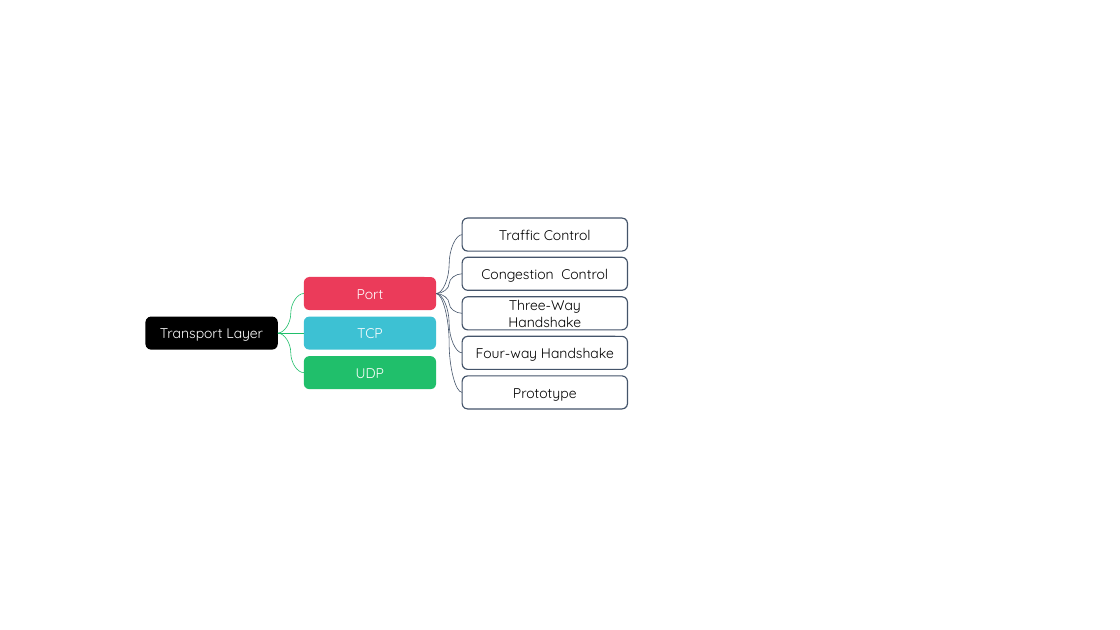
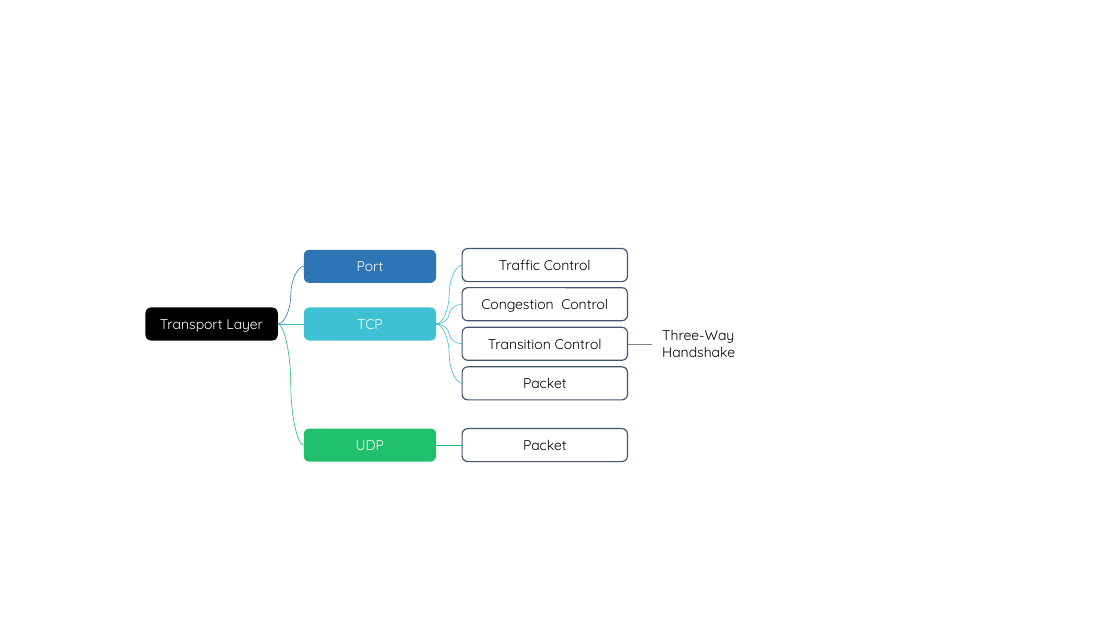
Before and after one commit to glplaman/glplaman.github.io, a slide deck: slide 2 of utils/file/charts.pptx. Drawn at 1120x630 pixels with LibreOffice and Linux fonts; fonts in the diff are those of the drawing. Boxes give left, top, right and bottom in pixels: in the first picture for what was removed or moved away, otherwise in the second. Text is boxed around its words. In the diff, an @@ line names an element or a change of style, - is before the commit and + after.

```diff
--- a/utils/file/charts.pptx
+++ b/utils/file/charts.pptx
@@ curved line moved from (278, 334) - (304, 293) to (278, 324) - (304, 266) @@
@@ curved line (278, 324) - (304, 266): stroke #20BF6B 0.5 pt to #2E75B6 0.5 pt @@
@@ rounded rectangle "Port": place and size @@
-rounded rectangle "Port" at <box>304,277,436,310</box>
+rounded rectangle "Port" at <box>304,250,436,282</box>
@@ rounded rectangle "Port" at <box>304,250,436,282</box>: fill #EB3B5A to #2E75B6 @@
@@ curved line (462, 266) - (436, 324): stroke #44546A 0.5 pt to #3CBFD1 0.5 pt @@
@@ curved line removed from (436, 293) to (462, 392) @@
@@ 2 rounded rectangles, 1 line: place and size @@
-2 rounded rectangles, 1 line at <box>145,317,436,350</box>
+2 rounded rectangles, 1 line at <box>145,308,436,340</box>
@@ line (304, 324) - (278, 324): stroke #20BF6B 0.5 pt to #3CBFD1 0.5 pt @@
@@ curved line moved from (278, 334) - (304, 373) to (278, 324) - (304, 445) @@
@@ curved line (436, 324) - (462, 383): stroke #44546A 0.5 pt to #3CBFD1 0.5 pt @@
@@ curved line (462, 304) - (436, 324): stroke #44546A 0.5 pt to #3CBFD1 0.5 pt @@
@@ curved line (462, 344) - (436, 324): stroke #44546A 0.5 pt to #3CBFD1 0.5 pt @@
@@ 4 rounded rectangles, 4 curved lines: place and size @@
-4 rounded rectangles, 4 curved lines at <box>436,218,628,369</box>
+4 rounded rectangles, 4 curved lines at <box>436,249,628,400</box>
@@ text in rounded rectangle at <box>488,339,602,349</box>: text changed @@
-Three-Way Handshake
+Transition Control
@@ line added from (628, 344) to (653, 344), #808080 0.5 pt @@
@@ text added at <box>662,330,735,357</box>, 12 pt, text #000000 @@
+Three-Way Handshake
@@ text in rounded rectangle at <box>523,377,567,388</box>: text changed @@
-Four-way Handshake
+Packet
@@ rounded rectangle "UDP": place and size @@
-rounded rectangle "UDP" at <box>304,356,436,389</box>
+rounded rectangle "UDP" at <box>304,429,436,461</box>
@@ line added from (436, 445) to (462, 445), #20BD6A 0.5 pt @@
@@ rounded rectangle "Packet": place and size @@
-rounded rectangle "Packet" at <box>462,376,628,409</box>
+rounded rectangle "Packet" at <box>462,429,628,461</box>
@@ text in rounded rectangle at <box>523,439,567,450</box>: text changed @@
-Prototype
+Packet
```
Also in this commit, not shown: 1 slide added, 13 other files.
